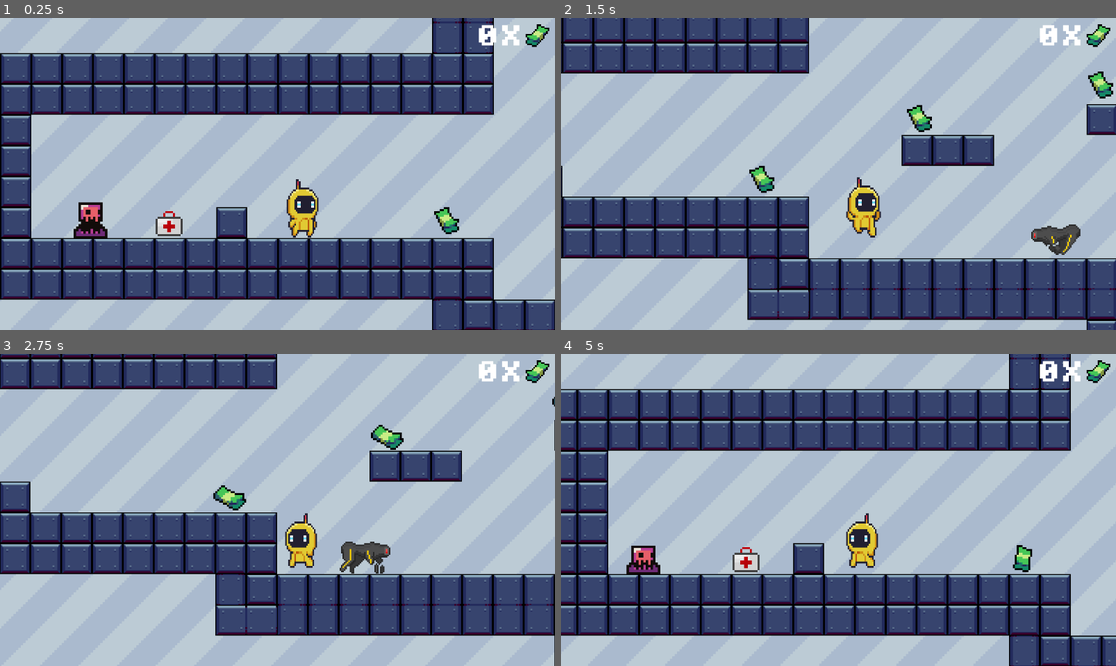
Above: before the commit, frames 1-4 (two rows, left to right).
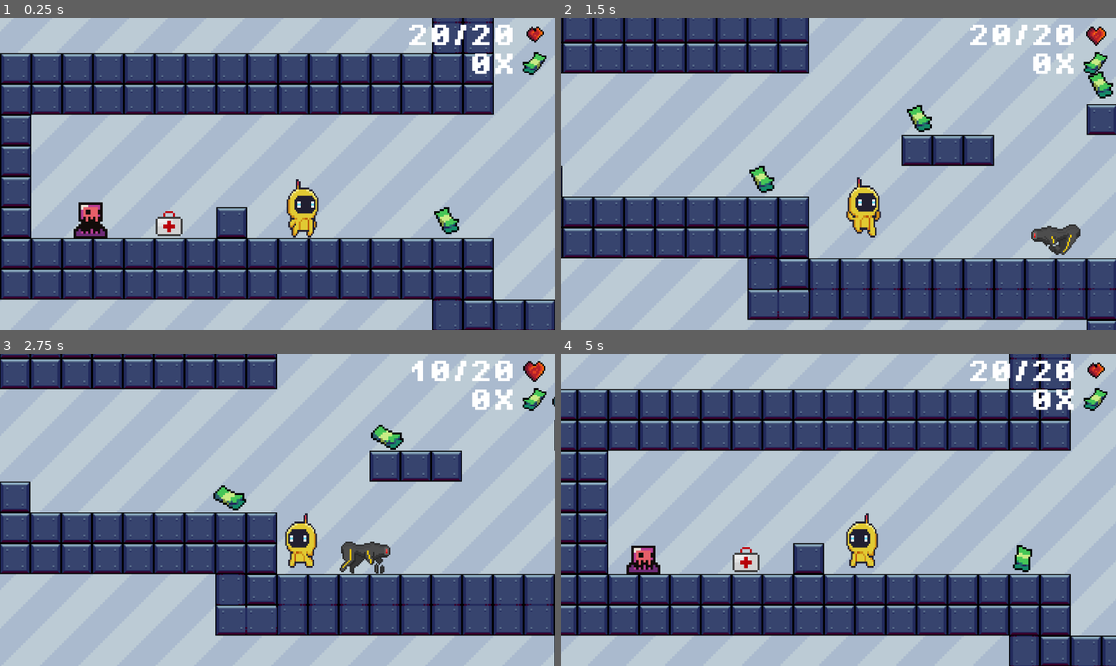
Above: after the commit, the same moments.

Repository: jmisidro/DDJD-PP
Game: Godot game, scene res://scenes/main.tscn
Same seed, same stepped clock (60 frames per second), same inputs: the game is played once before the commit and once after it.
Inputs:
- Up to frame 1 (0.25 s): no input
- Up to frame 2 (1.5 s): hold Right (right) from 0.53 s (still down); tap Shift (dash) at 0.6 s; tap Space (jump) at 0.77 s; tap E (interact) at 1.35 s
- Up to frame 3 (2.75 s): tap Space (jump) at 1.52 s; release Right (right) at 2.03 s; hold Left (left) from 2.03 s (still down); tap Shift (dash) at 2.1 s
- Up to frame 4 (5 s): release Left (left) at 2.78 s; hold Right (right) 2.78-4.28 s; tap E (interact) at 2.85, 4.35 s; tap Space (jump) at 3.02, 3.77, 4.52 s; tap Shift (dash) at 3.6 s; hold Left (left) from 4.28 s (still down)

The runs differ from the first frame. In frame 1, 1.4% of the frame differs, in the area x 73-99%, y 2-19%; in frame 2, 1.4%; in frame 3, 1.4%; in frame 4, 1.4%.

Commit message:
Changed HUD resize and show player health

Diff:
--- a/artifact-odyssey/scenes/main.tscn
+++ b/artifact-odyssey/scenes/main.tscn
@@ -1,10 +1,11 @@
-[gd_scene load_steps=37 format=3 uid="uid://drvwhohxdlrrw"]
+[gd_scene load_steps=43 format=3 uid="uid://drvwhohxdlrrw"]
 
 [ext_resource type="Script" path="res://scripts/game_manager.gd" id="1_itb6s"]
 [ext_resource type="Texture2D" uid="uid://cs2r4bj8c6w44" path="res://assets/backgrounds/BG.png" id="2_47brt"]
 [ext_resource type="PackedScene" uid="uid://bfcsp4dv0h0ng" path="res://scenes/main_character.tscn" id="3_125kt"]
 [ext_resource type="Texture2D" uid="uid://butqv88echrd3" path="res://assets/animated_objects/Money.png" id="4_qjovh"]
 [ext_resource type="FontFile" uid="uid://own5eqtnktgd" path="res://PixelOperator8-Bold.ttf" id="5_3ihga"]
+[ext_resource type="Texture2D" uid="uid://u7tnebgfochm" path="res://assets/objects/heart/heart_b.png" id="6_2lf3s"]
 [ext_resource type="Texture2D" uid="uid://2m03xfqmbtqt" path="res://assets/tilesets/tilesetIndustrial.png" id="6_58qq1"]
 [ext_resource type="Texture2D" uid="uid://byrtcgk6uo58j" path="res://assets/tilesets/Tileset_basic.png" id="7_blpfc"]
 [ext_resource type="Texture2D" uid="uid://bd148fsk76gj1" path="res://assets/objects/Box7.png" id="8_amjld"]
@@ -22,6 +23,42 @@
 [ext_resource type="PackedScene" uid="uid://bnp3rxl8qykgo" path="res://scenes/portal.tscn" id="20_sdjds"]
 [ext_resource type="PackedScene" uid="uid://5fxiji5t7bdu" path="res://scenes/chest.tscn" id="21_82vw8"]
 [ext_resource type="PackedScene" uid="uid://dkpxw2a3immem" path="res://scenes/health_pack.tscn" id="22_8i82o"]
+
+[sub_resource type="AtlasTexture" id="AtlasTexture_ybuhl"]
+atlas = ExtResource("6_2lf3s")
+region = Rect2(0, 0, 16, 16)
+
+[sub_resource type="AtlasTexture" id="AtlasTexture_rk5tb"]
+atlas = ExtResource("6_2lf3s")
+region = Rect2(16, 0, 16, 16)
+
+[sub_resource type="AtlasTexture" id="AtlasTexture_m3h1o"]
+atlas = ExtResource("6_2lf3s")
+region = Rect2(32, 0, 16, 16)
+
+[sub_resource type="AtlasTexture" id="AtlasTexture_28j1v"]
+atlas = ExtResource("6_2lf3s")
+region = Rect2(48, 0, 16, 16)
+
+[sub_resource type="SpriteFrames" id="SpriteFrames_2bmo3"]
+animations = [{
+"frames": [{
+"duration": 1.0,
+"texture": SubResource("AtlasTexture_ybuhl")
+}, {
+"duration": 1.0,
+"texture": SubResource("AtlasTexture_rk5tb")
+}, {
+"duration": 1.0,
+"texture": SubResource("AtlasTexture_m3h1o")
+}, {
+"duration": 1.0,
+"texture": SubResource("AtlasTexture_28j1v")
+}],
+"loop": true,
+"name": &"default",
+"speed": 5.0
+}]
 
 [sub_resource type="TileSetAtlasSource" id="TileSetAtlasSource_n3cq3"]
 texture = ExtResource("6_58qq1")
@@ -530,22 +567,39 @@
 limit_bottom = 10000
 limit_smoothed = true
 
-[node name="Sprite2D" type="Sprite2D" parent="Player/Camera2D"]
-position = Vector2(541.681, -284.792)
+[node name="money2D" type="Sprite2D" parent="Player/Camera2D"]
+position = Vector2(535.651, -221.286)
 scale = Vector2(3.3, 3.3)
 texture = ExtResource("4_qjovh")
 region_enabled = true
 region_rect = Rect2(2.88028, 3.97281, 17.094, 16.3508)
 
 [node name="moneyLabel" type="Label" parent="Player/Camera2D"]
-offset_left = 303.502
-offset_top = -306.622
-offset_right = 509.502
-offset_bottom = -254.622
+offset_left = 286.417
+offset_top = -243.116
+offset_right = 492.417
+offset_bottom = -191.116
 theme_override_fonts/font = ExtResource("5_3ihga")
 theme_override_font_sizes/font_size = 48
 text = "0X"
 horizontal_alignment = 2
+
+[node name="healthLabel" type="Label" parent="Player/Camera2D"]
+offset_left = 269.333
+offset_top = -306.622
+offset_right = 497.333
+offset_bottom = -254.622
+theme_override_fonts/font = ExtResource("5_3ihga")
+theme_override_font_sizes/font_size = 48
+text = "20/20"
+horizontal_alignment = 2
+
+[node name="health2D" type="AnimatedSprite2D" parent="Player/Camera2D"]
+position = Vector2(534.646, -286.777)
+scale = Vector2(3.3, 3.3)
+sprite_frames = SubResource("SpriteFrames_2bmo3")
+autoplay = "default"
+frame_progress = 0.710728
 
 [node name="Monters" type="Label" parent="."]
 offset_right = 40.0
@@ -866,3 +920,5 @@
 
 [node name="HealthPack3" parent="." instance=ExtResource("22_8i82o")]
 position = Vector2(-162, 292)
+
+[connection signal="draw" from="Player/Camera2D" to="GameManager" method="_on_camera_2d_draw"]
--- a/artifact-odyssey/scripts/game_manager.gd
+++ b/artifact-odyssey/scripts/game_manager.gd
@@ -1,8 +1,13 @@
 extends Node
 
 @onready var money_label = $"../Player/Camera2D/moneyLabel"
+@onready var money_2d = $"../Player/Camera2D/money2D"
+@onready var health_label = $"../Player/Camera2D/healthLabel"
+@onready var health_2d = $"../Player/Camera2D/health2D"
+@onready var player = $"../Player"
 
 var money = 0
+var sprite_width = 80
 
 func add_money(qty):
 	money += qty
@@ -11,3 +16,23 @@
 func remove_money(qty):
 	money -= qty
 	money_label.text = str(money) + "X"
+
+func _on_camera_2d_draw():
+	var viewport_size = get_viewport().size
+	var screen_x = viewport_size.x/2
+	var screen_y = viewport_size.y/2
+
+	health_label.position = Vector2(screen_x - health_label.size.x - sprite_width, health_label.size.y/2 - screen_y - 10)
+	health_2d.position = Vector2(screen_x - sprite_width/2, health_label.size.y - screen_y - 15)
+
+	money_label.position = Vector2(screen_x - money_label.size.x - sprite_width, money_label.size.y/2 - screen_y + health_label.size.y*1.15 - 10)
+	money_2d.position = Vector2(screen_x - sprite_width/2, money_label.size.y  - screen_y + health_label.size.y*1.15 - 15)
+
+func _process(delta):
+	health_label.text = str(player.health) + "/20"
+	if (player.health > 10):
+		health_2d.speed_scale = 1.0
+	if (player.health <= 10 && player.health > 5):
+		health_2d.speed_scale =  2.0
+	if (player.health <= 5):
+		health_2d.speed_scale =  4.0
Binary file added: artifact-odyssey/assets/objects/heart/1.png
Not shown, added: artifact-odyssey/assets/objects/heart/1.png.import
Binary file added: artifact-odyssey/assets/objects/heart/2.png
Not shown, added: artifact-odyssey/assets/objects/heart/2.png.import
Binary file added: artifact-odyssey/assets/objects/heart/3.png
Not shown, added: artifact-odyssey/assets/objects/heart/3.png.import
Binary file added: artifact-odyssey/assets/objects/heart/heart.png
Not shown, added: artifact-odyssey/assets/objects/heart/heart.png.import
Binary file added: artifact-odyssey/assets/objects/heart/heart_b.png
Not shown, added: artifact-odyssey/assets/objects/heart/heart_b.png.import
Binary file added: artifact-odyssey/assets/objects/heart/heart_w.png
Not shown, added: artifact-odyssey/assets/objects/heart/heart_w.png.import
(and 1 more such lines)
